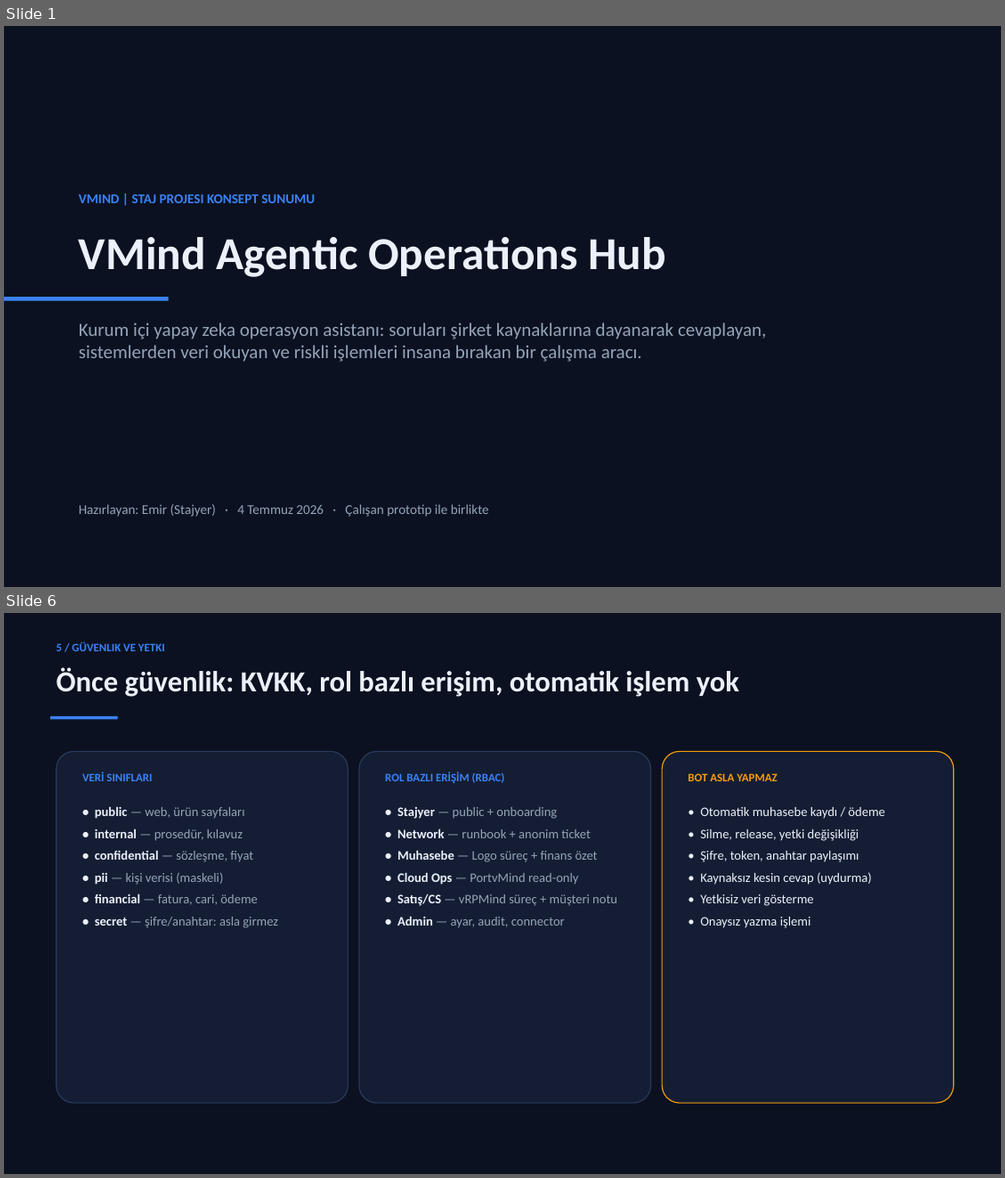
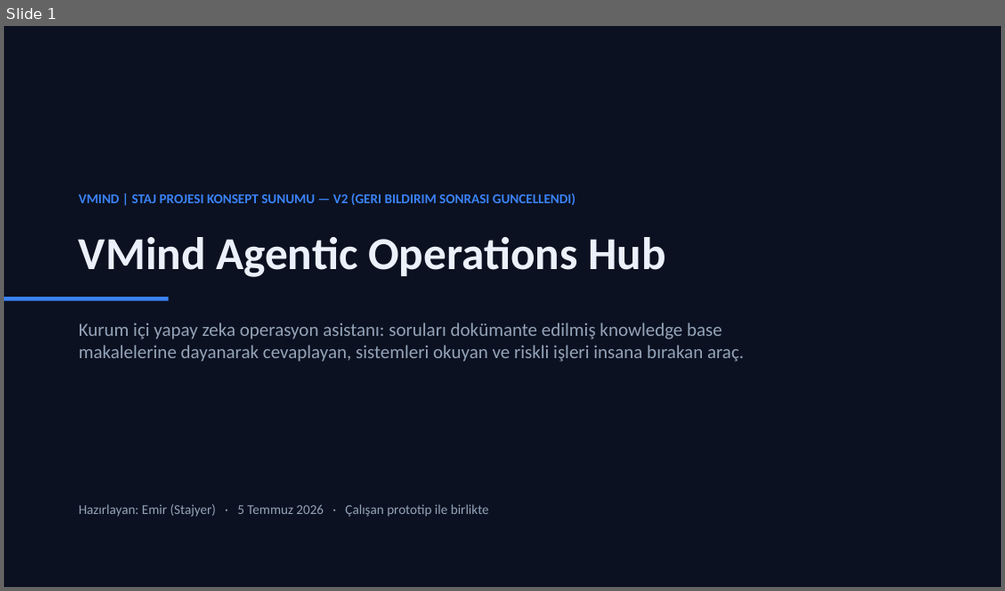
Before and after one commit to Emirdumn/vmind-orchestration, a slide deck: outputs/VMind-Agentic-Operations-Hub-Sunum.pptx. Shown one above the other, each under a label of ours: slides 1 and 6 before the commit, slide 1 after it; the slides between them are not shown. The pictures are 1005x1178 and 1005x591 pixels, drawn with LibreOffice and Linux fonts; fonts in the diff are those of the drawing. Boxes give left, top, right and bottom in pixels: in the first picture for what was removed or moved away, otherwise in the second. Text is boxed around its words. In the diff, an @@ line names an element or a change of style, - is before the commit and + after.

```diff
--- a/outputs/VMind-Agentic-Operations-Hub-Sunum.pptx
+++ b/outputs/VMind-Agentic-Operations-Hub-Sunum.pptx
@@ slide 6 removed at [4, 613, 1001, 1174], background #FFFFFF @@
@@ rectangle removed at [4, 613, 1001, 1174] @@
@@ text removed at [57, 642, 165, 651] @@
-5 / GÜVENLIK VE YETKI
@@ text removed at [57, 668, 739, 697] @@
-Önce güvenlik: KVKK, rol bazlı erişim, otomatik işlem yok
@@ rectangle removed at [50, 716, 118, 719] @@
@@ rounded rectangle removed at [57, 751, 348, 1103] @@
@@ text removed at [82, 771, 152, 781] @@
-VERİ SINIFLARI
@@ rounded rectangle removed at [359, 751, 651, 1103] @@
@@ text removed at [385, 771, 505, 783] @@
-ROL BAZLI ERİŞİM (RBAC)
@@ rounded rectangle removed at [662, 751, 954, 1103] @@
@@ text removed at [688, 773, 777, 781] @@
-BOT ASLA YAPMAZ
@@ text removed at [95, 806, 278, 928] @@
-• public — web, ürün sayfaları
-• internal — prosedür, kılavuz
-• confidential — sözleşme, fiyat
-• pii — kişi verisi (maskeli)
-• financial — fatura, cari, ödeme
-• secret — şifre/anahtar: asla girmez
@@ text removed at [397, 807, 617, 928] @@
-• Stajyer — public + onboarding
-• Network — runbook + anonim ticket
-• Muhasebe — Logo süreç + finans özet
-• Cloud Ops — PortvMind read-only
-• Satış/CS — vRPMind süreç + müşteri notu
-• Admin — ayar, audit, connector
@@ text removed at [700, 807, 884, 928] @@
-• Otomatik muhasebe kaydı / ödeme
-• Silme, release, yetki değişikliği
-• Şifre, token, anahtar paylaşımı
-• Kaynaksız kesin cevap (uydurma)
-• Yetkisiz veri gösterme
-• Onaysız yazma işlemi
@@ slide 1 changed as well @@
@@ text at [79, 193, 575, 205]: text changed @@
-VMIND | STAJ PROJESI KONSEPT SUNUMU
+VMIND | STAJ PROJESI KONSEPT SUNUMU — V2 (GERI BILDIRIM SONRASI GUNCELLENDI)
@@ text at [79, 322, 744, 362]: text changed @@
-Kurum içi yapay zeka operasyon asistanı: soruları şirket kaynaklarına dayanarak cevaplayan,
-sistemlerden veri okuyan ve riskli işlemleri insana bırakan bir çalışma aracı.
+Kurum içi yapay zeka operasyon asistanı: soruları dokümante edilmiş knowledge base
+makalelerine dayanarak cevaplayan, sistemleri okuyan ve riskli işleri insana bırakan araç.
@@ text at [79, 504, 489, 516]: text changed @@
-Hazırlayan: Emir (Stajyer) · 4 Temmuz 2026 · Çalışan prototip ile birlikte
+Hazırlayan: Emir (Stajyer) · 5 Temmuz 2026 · Çalışan prototip ile birlikte
```
Also in this commit, not shown: 10 other slides changed, 2 slides added, 30 other files.
